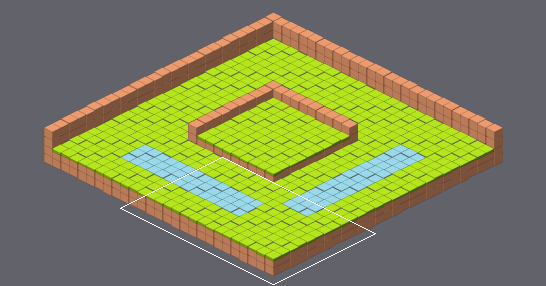
One commit to this Tiled map (JSON): tilemaps/level_01.tmj. Above: a wide view before the commit, with the close-up outlined.
Close-up. First the earlier version:
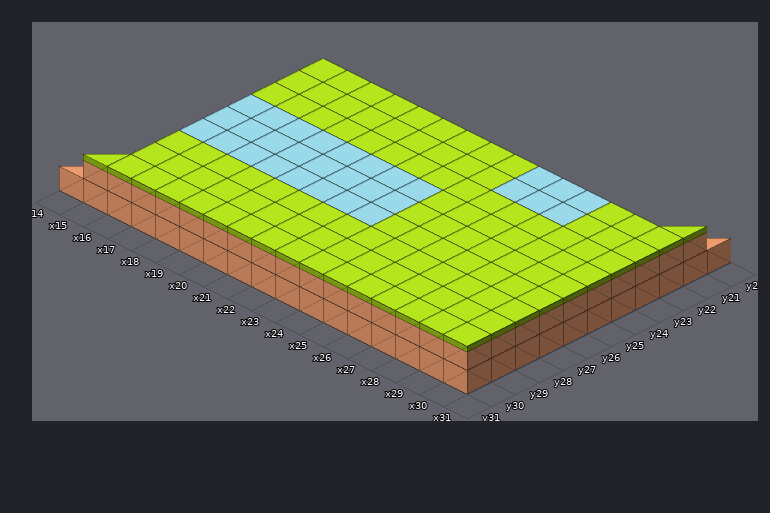
Cells are 128x64 px. Isometric: x runs down to the right, y down to the left. Shown: x 14..31, y 20..31. The commit also changed other parts of the map, which this record leaves out. Layer "Tile Layer 1" is drawn 0,128 px off the grid. Layer "Tile Layer 2" is drawn 0,64 px off the grid.
The result:
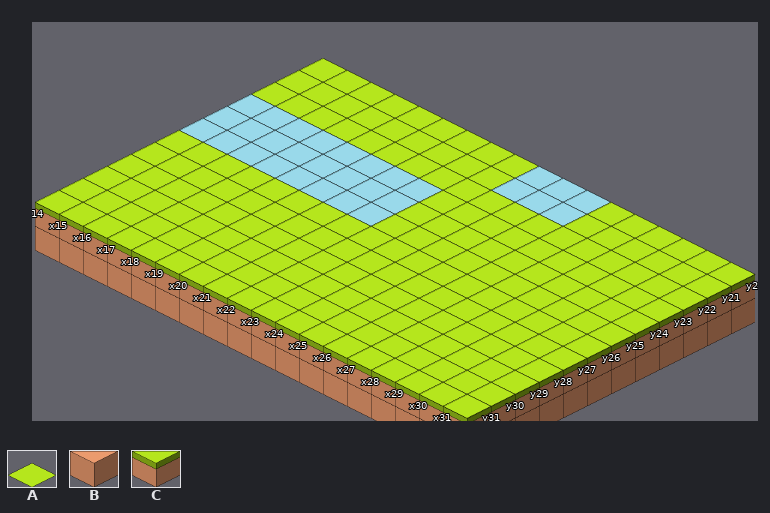
Key: from "iso_tiles": A 1, B 4, C 5.
_ is an empty cell.
Tiles replaced or removed in this view: B, C.
From old to new:
Changed rows in their new state; . is an unchanged cell.
layer "Tile Layer 1" offset 0,0 -> 0,128 px
layer "Tile Layer 2" offset 0,0 -> 0,64 px
Layer "Tile Layer 1":
first column x 14:
20 ................_B
21 ................_B
22 ................_B
23 ................_B
24 ................_B
25 ................_B
26 ................_B
27 ................_B
28 ................_B
29 ................_B
30 _________________B
31 BBBBBBBBBBBBBBBBB.
Layer "Tile Layer 2":
first column x 14:
20 ..............._.C
21 ..............._.C
22 ..............._.C
23 ..............._.C
24 ..............._.C
25 ..............._.C
26 ..............._.C
27 ..............._.C
28 ..............._.C
29 ________________.C
30 .................C
31 CCCCCCCCCCCCCCCCCC
Layer "Tile Layer 3":
first column x 14:
20 ...............AAA
21 ...............AAA
22 ...............AAA
23 ...............AAA
24 ...............AAA
25 ...............AAA
26 ...............AAA
27 ...............AAA
28 ...............AAA
29 AAAAAAAAAAAAAAAAAA
30 AAAAAAAAAAAAAAAAAA
31 AAAAAAAAAAAAAAAAAA
